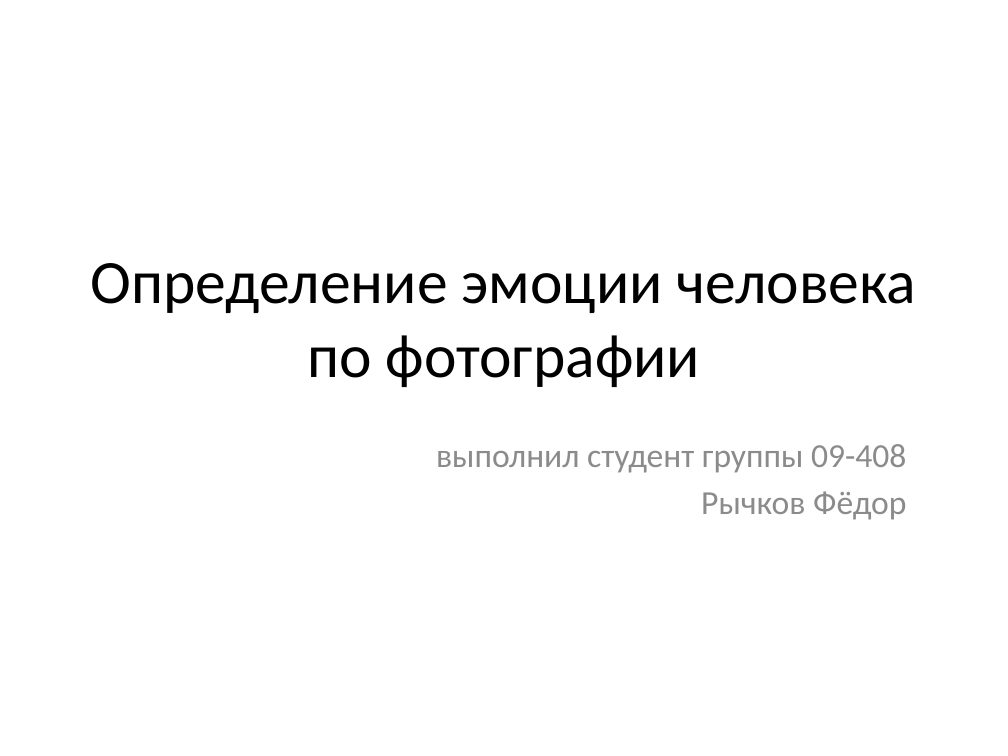
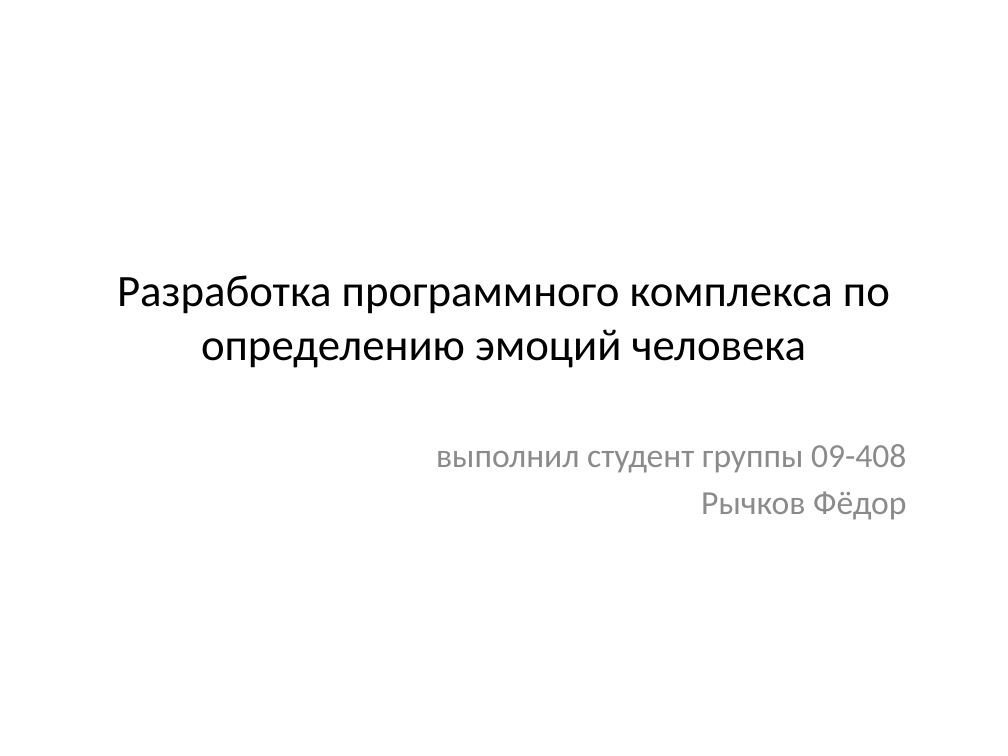
Before and after one commit to Fedorrychkov/EmotionRecognition, a slide deck: slide 1 of FSRtchkov_EmotionClassificationPresentation.pptx. Drawn at 1008x756 pixels with LibreOffice and Linux fonts; fonts in the diff are those of the drawing. Boxes give left, top, right and bottom in pixels: in the first picture for what was removed or moved away, otherwise in the second. Text is boxed around its words. In the diff, an @@ line names an element or a change of style, - is before the commit and + after.

Commit message:
change docs and presentation

```diff
--- a/FSRtchkov_EmotionClassificationPresentation.pptx
+++ b/FSRtchkov_EmotionClassificationPresentation.pptx
@@ title at [117,275,890,368]: text changed; size 44 to 32 pt @@
-Определение эмоции человека по фотографии
+Разработка программного комплекса по определению эмоций человека
```
Also in this commit, not shown: 3 other files.
